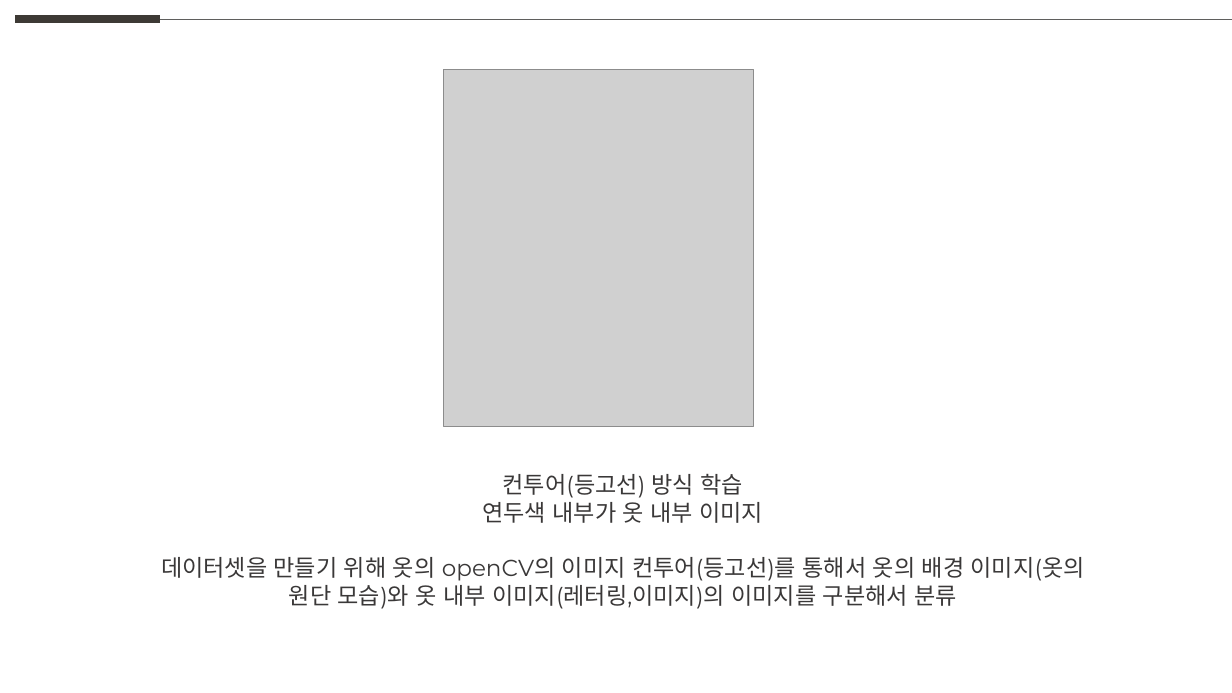
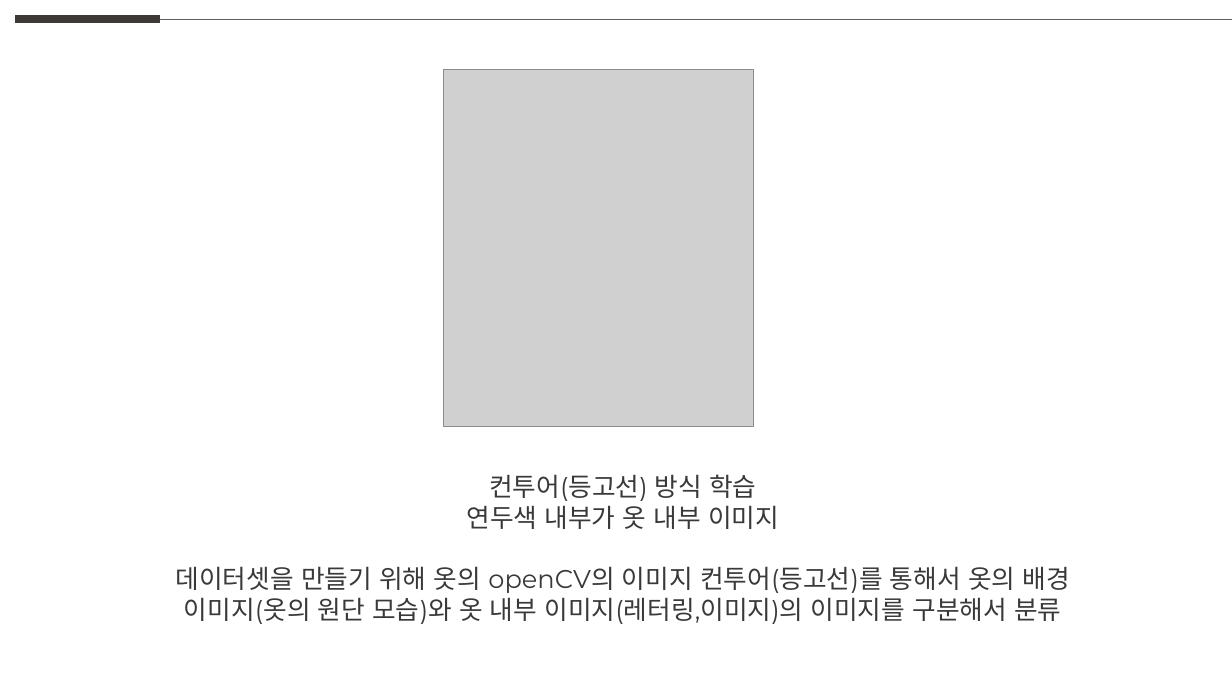
Before and after one commit to weaknessHero/Project_AvatarS, a slide deck: slide 17 of 발표자료/230216/PPT_230216.pptx. Drawn at 1232x693 pixels with LibreOffice and Linux fonts; fonts in the diff are those of the drawing; grey boxes stand for pictures. Boxes give left, top, right and bottom in pixels: in the first picture for what was removed or moved away, otherwise in the second. Text is boxed around its words. In the diff, an @@ line names an element or a change of style, - is before the commit and + after.

Commit message:
발표자료 업데이트
발표자료 업데이트

```diff
--- a/발표자료/230216/PPT_230216.pptx
+++ b/발표자료/230216/PPT_230216.pptx
@@ text "컨투어(등고선) 방식 학습" at (176,474,1070,624): size 18 to 20 pt @@
```
Also in this commit, not shown: 2 other slides changed.
